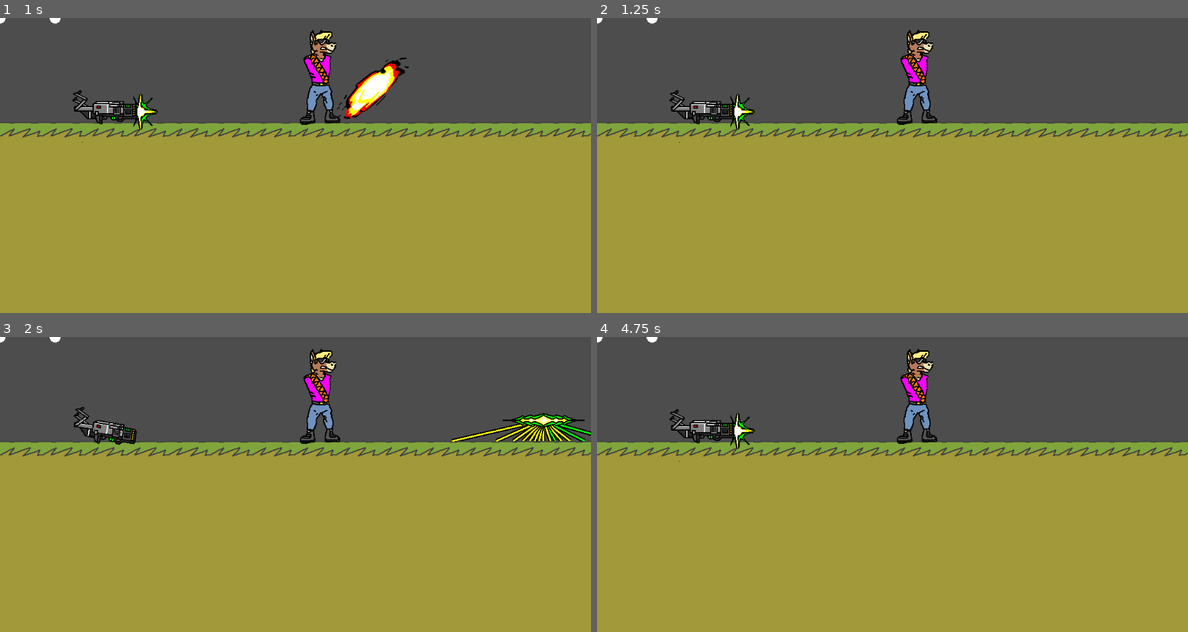
Above: before the commit, frames 1-4 (two rows, left to right).
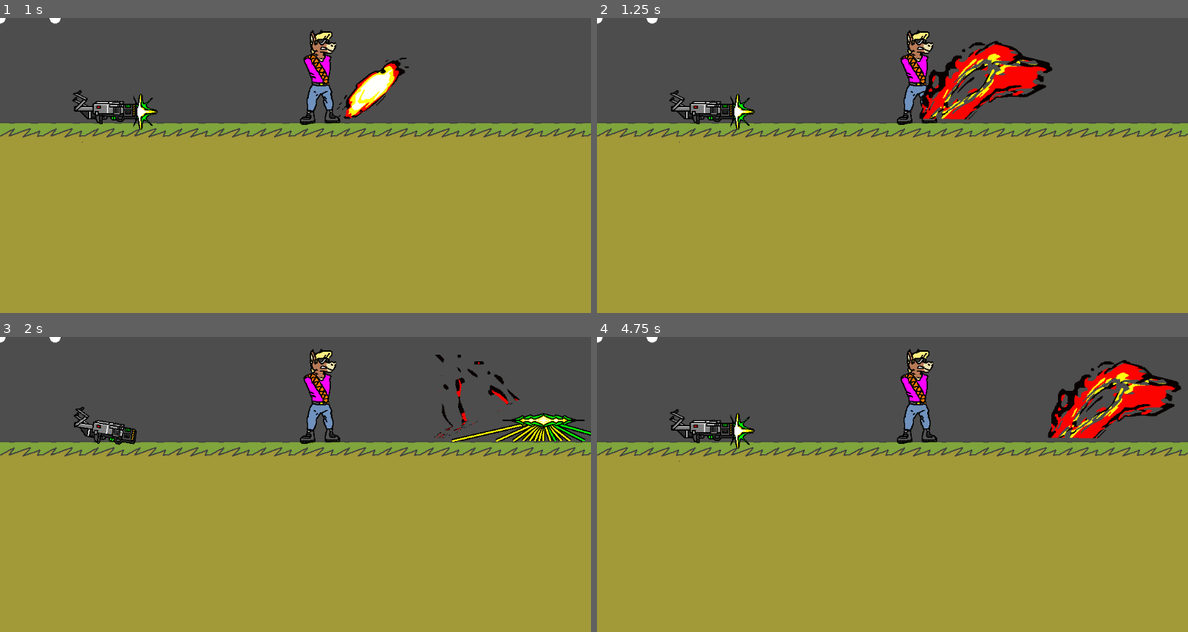
Above: after the commit, the same moments.

Repository: WelfzTwingoFurs/YIFForDIE
Game: Godot game, scene res://Levels/level_test.tscn
The game is run twice, just before and just after one commit, with the same random seed, the same clock (stepped at 60 frames per second) and the same inputs. This scene is started directly instead of the project's main scene.
Inputs:
- Up to frame 1 (1 s): tap Enter (menu_yes) at 0.5 s; hold D (menu_right) from 0.53 s (still down); tap Keypad Enter (bug_shoot) at 0.6 s; tap F11 (bug_speedup) at 0.77 s
- Up to frame 2 (1.25 s): keep holding D (menu_right)
- Up to frame 3 (2 s): keep holding D (menu_right); tap Keypad Enter (bug_shoot) at 1.35 s; tap F11 (bug_speedup) at 1.52 s
- Up to frame 4 (4.75 s): release D (menu_right) at 2.03 s; hold A (menu_left) 2.03-2.78 s; tap Keypad Enter (bug_shoot) every 0.75 s from 2.1 to 4.35 s; hold D (menu_right) 2.78-4.28 s; tap F11 (bug_speedup) at 3.02, 3.77, 4.52 s; hold A (menu_left) from 4.28 s (still down)

Frame 1 is identical in both runs. In frame 2, 2.8% of the frame differs, in the area x 54-78%, y 7-35%; in frame 3, 0.4%; in frame 4, 2.8%, in the area x 76-99%, y 7-35%.

Commit message:
30/3 arm fix, explosion resource fix

Diff:
--- a/Entities/Explosion.tscn
+++ b/Entities/Explosion.tscn
@@ -46,7 +46,7 @@
 uv = PackedVector2Array(800, 0, 850, 0, 900, 0, 950, 0, 1000, 0, 1000, 50, 1000, 100, 1000, 150, 1000, 200, 950, 200, 900, 200, 850, 200, 800, 200, 800, 150, 800, 100, 800, 50)
 script = ExtResource("2_n7wia")
 resolution = Vector2(1400, 200)
-frame = 1
+frame = 0
 verts = 5
 
 [node name="AniPlay" type="AnimationPlayer" parent="."]
@@ -58,7 +58,7 @@
 
 [node name="Sfx" type="AudioStreamPlayer2D" parent="."]
 script = ExtResource("2_7s120")
-audios = Array[String](["res://Assets/Guns/boom1.wav", "res://Assets/Guns/boom2.wav", "res://Assets/Guns/boom3.wav"])
+audios = Array[String](["res://Assets/Audio/boom1.wav", "res://Assets/Audio/boom2.wav", "res://Assets/Audio/boom3.wav"])
 
 [node name="Node" type="Node2D" parent="."]
 
--- a/Entities/PlayerStud/playerStud.tscn
+++ b/Entities/PlayerStud/playerStud.tscn
@@ -904,7 +904,6 @@
 texture = ExtResource("5_dvdwf")
 hframes = 10
 vframes = 8
-frame = 6
 
 [node name="Tail" type="AnimatedSprite2D" parent="Sprite"]
 z_index = -1
@@ -919,7 +918,6 @@
 texture = ExtResource("2_w082o")
 hframes = 10
 vframes = 8
-frame = 6
 
 [node name="Finger" type="Sprite2D" parent="Sprite"]
 z_index = 1
@@ -927,7 +925,7 @@
 texture = ExtResource("2_w082o")
 hframes = 10
 vframes = 8
-frame = 46
+frame = 40
 
 [node name="Col" type="CollisionPolygon2D" parent="."]
 visible = false
--- a/Scripts/PlayerGeneric.gd
+++ b/Scripts/PlayerGeneric.gd
@@ -65,7 +65,7 @@
 			_:
 				$Sprite/Finger.visible = true
 				$Sprite/Finger.frame = frame + spr_step
-				$Sprite/Finger.scale.x = facing *spr_scale.x
+				#$Sprite/Finger.scale.x = facing *spr_scale.x
 
 
 
